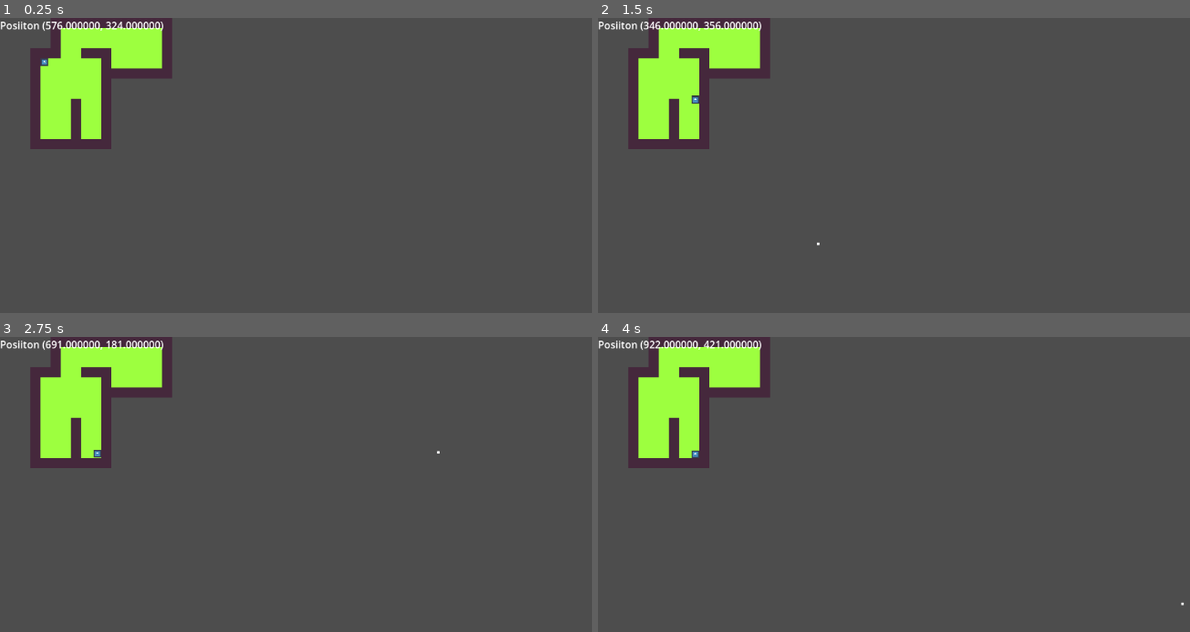
Above: before the commit, frames 1-4 (two rows, left to right).
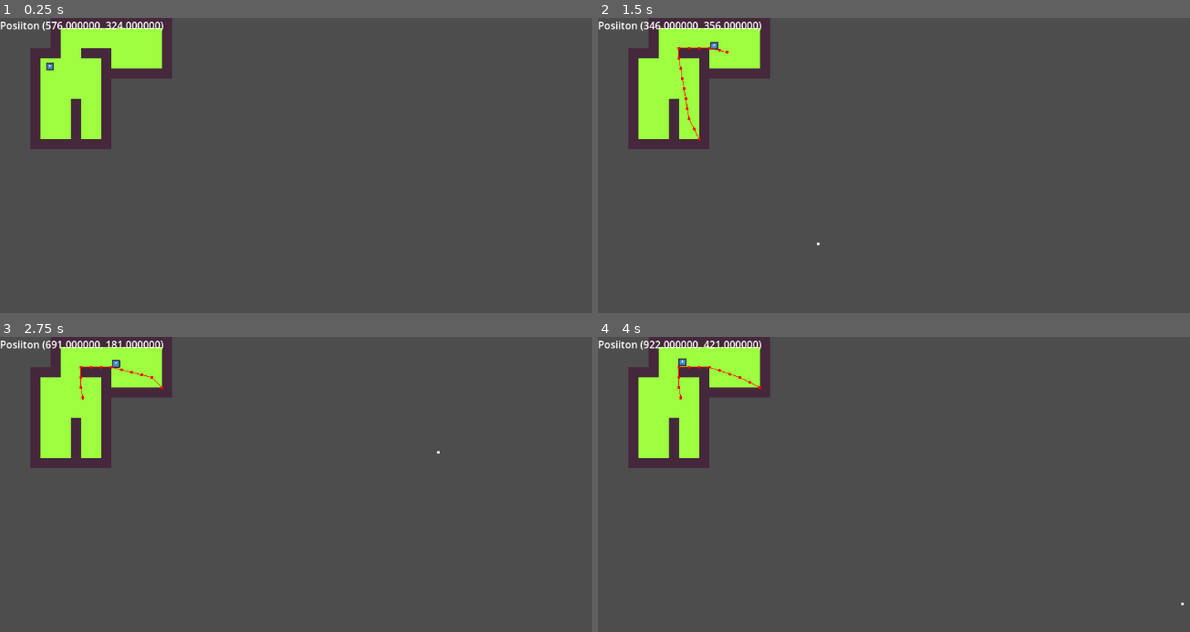
Above: after the commit, the same moments.

Repository: Opuhlos/Point-Move
Game: Godot game, scene res://scenes/main.tscn
The game is run twice, just before and just after one commit, with the same random seed, the same clock (stepped at 60 frames per second) and the same inputs. The engine's default icon, where the game draws it, is replaced by a stand-in: a white triangle on a blue panel in a dark square.
Inputs (mouse positions are in pixels of both pictures, inside the frame that each line leads up to):
- Up to frame 1 (0.25 s): no input
- Up to frame 2 (1.5 s): tap Enter at 0.5 s; move the mouse to (1124, 200) at 0.52 s; click (1124, 200) at 0.6 s; move the mouse to (817, 242) at 1.27 s; click (817, 242) at 1.35 s
- Up to frame 3 (2.75 s): move the mouse to (438, 452) at 2.02 s; click (438, 452) at 2.1 s
- Up to frame 4 (4 s): move the mouse to (923, 623) at 2.77 s; click (923, 623) at 2.85 s; move the mouse to (1178, 602) at 3.52 s; click (1178, 602) at 3.6 s

The runs differ from the first frame. In frame 1, less than 0.1% of the frame differs, in the area x 6-10%, y 13-18%; in frame 2, 0.2%, in the area x 13-23%, y 8-42%; in frame 3, 0.2%; in frame 4, 0.2%.

Commit message:
point and click navigation pathfinding

Diff:
--- a/point-move/project.godot
+++ b/point-move/project.godot
@@ -18,3 +18,11 @@
 [autoload]
 
 Singleton="*res://scripts/singleton.gd"
+
+[input]
+
+mouse_left={
+"deadzone": 0.2,
+"events": [Object(InputEventMouseButton,"resource_local_to_scene":false,"resource_name":"","device":-1,"window_id":0,"alt_pressed":false,"shift_pressed":false,"ctrl_pressed":false,"meta_pressed":false,"button_mask":0,"position":Vector2(0, 0),"global_position":Vector2(0, 0),"factor":1.0,"button_index":1,"canceled":false,"pressed":false,"double_click":false,"script":null)
+]
+}
--- a/point-move/scenes/main.tscn
+++ b/point-move/scenes/main.tscn
@@ -1,13 +1,20 @@
-[gd_scene load_steps=7 format=4 uid="uid://cxw3ai7wcqnms"]
+[gd_scene load_steps=8 format=4 uid="uid://cxw3ai7wcqnms"]
 
 [ext_resource type="Script" uid="uid://d3ktxkxi4fedl" path="res://scripts/mouse_position_label.gd" id="1_sugp2"]
 [ext_resource type="PackedScene" uid="uid://c56dfmtict6f1" path="res://scenes/player.tscn" id="2_jyhfs"]
 [ext_resource type="Script" uid="uid://e81op12aqbs7" path="res://scripts/marker.gd" id="3_tbgi4"]
 [ext_resource type="Texture2D" uid="uid://bgamu11ptkqd7" path="res://tiles.png" id="4_jyhfs"]
 
+[sub_resource type="NavigationPolygon" id="NavigationPolygon_jyhfs"]
+vertices = PackedVector2Array(8, 8, -8, 8, -8, -8, 8, -8)
+polygons = Array[PackedInt32Array]([PackedInt32Array(0, 1, 2, 3)])
+outlines = Array[PackedVector2Array]([PackedVector2Array(-8, -8, 8, -8, 8, 8, -8, 8)])
+agent_radius = 0.0
+
 [sub_resource type="TileSetAtlasSource" id="TileSetAtlasSource_tbgi4"]
 texture = ExtResource("4_jyhfs")
 0:0/0 = 0
+0:0/0/navigation_layer_0/polygon = SubResource("NavigationPolygon_jyhfs")
 1:0/0 = 0
 1:0/0/physics_layer_0/polygon_0/points = PackedVector2Array(-8, -8, 8, -8, 8, 8, -8, 8)
 
--- a/point-move/scenes/player.tscn
+++ b/point-move/scenes/player.tscn
@@ -3,10 +3,12 @@
 [ext_resource type="Script" uid="uid://dntkjsp0khr52" path="res://scripts/player.gd" id="1_onrkg"]
 [ext_resource type="Texture2D" uid="uid://cy58p22doo2uk" path="res://icon.svg" id="2_i3pqv"]
 
-[sub_resource type="RectangleShape2D" id="RectangleShape2D_3w50a"]
-size = Vector2(12, 12)
+[sub_resource type="CircleShape2D" id="CircleShape2D_g2els"]
+radius = 8.0
 
 [node name="Player" type="CharacterBody2D"]
+motion_mode = 1
+wall_min_slide_angle = 0.0
 script = ExtResource("1_onrkg")
 
 [node name="Sprite2D" type="Sprite2D" parent="."]
@@ -14,4 +16,7 @@
 texture = ExtResource("2_i3pqv")
 
 [node name="CollisionShape2D" type="CollisionShape2D" parent="."]
-shape = SubResource("RectangleShape2D_3w50a")
+shape = SubResource("CircleShape2D_g2els")
+
+[node name="NavigationAgent2D" type="NavigationAgent2D" parent="."]
+debug_enabled = true
--- a/point-move/scripts/player.gd
+++ b/point-move/scripts/player.gd
@@ -1,15 +1,25 @@
 extends CharacterBody2D
 
-var destination: Vector2
+@onready var navigation_agent: NavigationAgent2D = $NavigationAgent2D
+
 var speed: float = 200
 
+func _ready() -> void:
+	navigation_agent.radius	= 10.0
+
 func _process(delta: float) -> void:
-	if Input.is_mouse_button_pressed(MOUSE_BUTTON_LEFT):
-		destination = get_global_mouse_position()
+	pass
 
 func _physics_process(delta: float) -> void:
-	if (position.distance_to(destination) > 3):
-		velocity = position.direction_to(destination).normalized() * speed
-		move_and_slide()
-	else:
+	if Input.is_action_just_pressed("mouse_left"):
+		navigation_agent.target_position = get_global_mouse_position()
+
+	if navigation_agent.is_navigation_finished():
 		Singleton.player_stationed.emit()
+		return
+
+	var next_path_position: Vector2 = navigation_agent.get_next_path_position()
+	velocity = global_position.direction_to(next_path_position) * speed
+	print(next_path_position)
+
+	move_and_slide()
